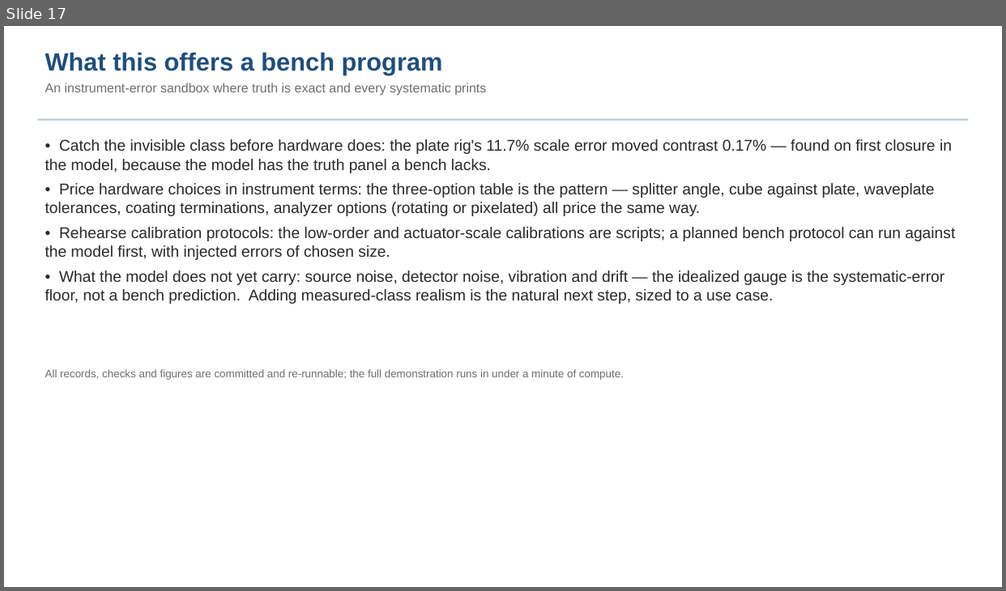
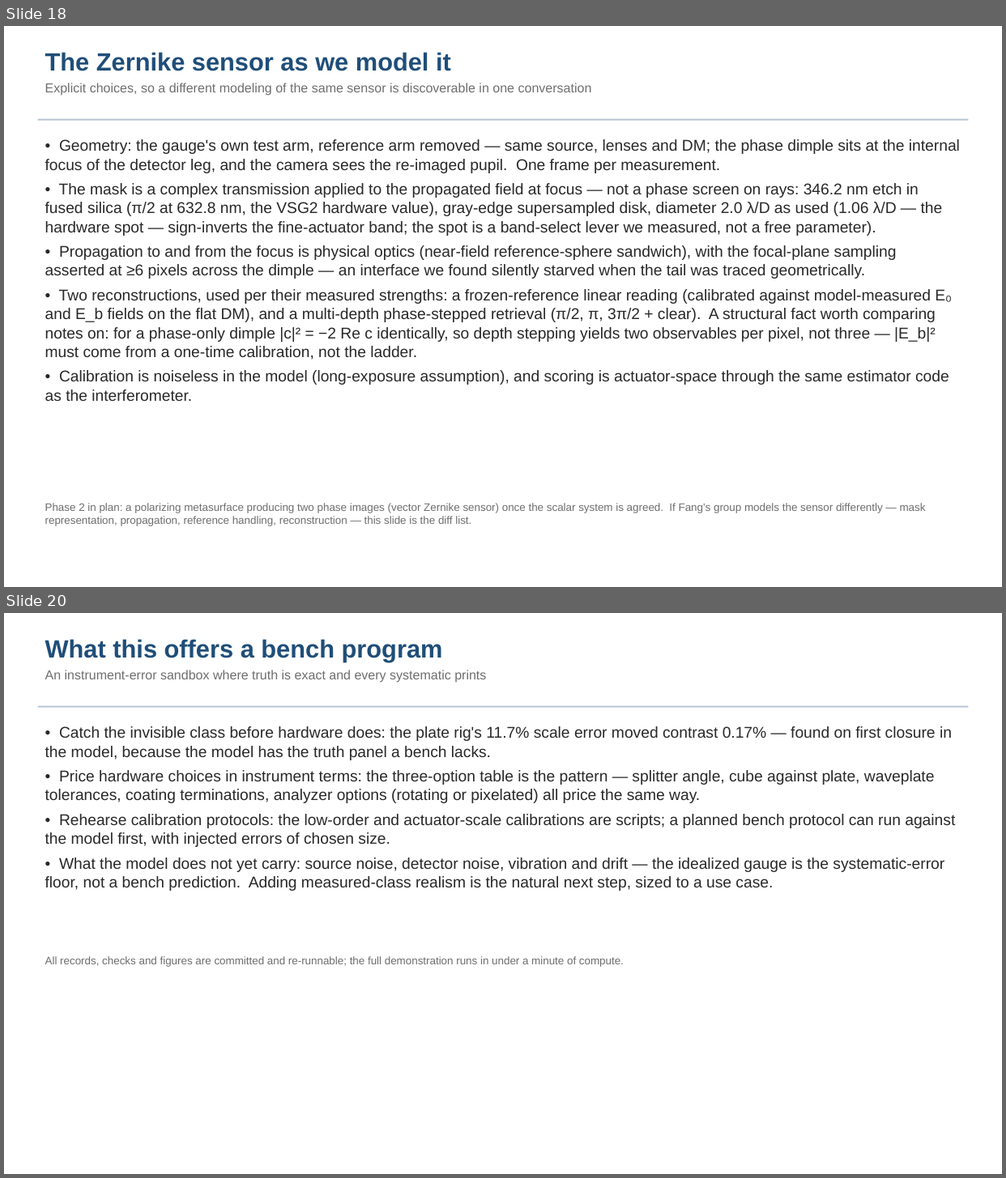
Before and after one commit to nasa-jpl/macos, a slide deck: demo_session/deck_tg_fang.pptx. Shown one above the other, each under a label of ours: slide 17 before the commit, slides 18 and 20 after it; the slides between them are not shown. The pictures are 1006x591 and 1006x1178 pixels, drawn with LibreOffice and Linux fonts; fonts in the diff are those of the drawing. Boxes give left, top, right and bottom in pixels: in the first picture for what was removed or moved away, otherwise in the second. Text is boxed around its words. In the diff, an @@ line names an element or a change of style, - is before the commit and + after.

```diff
--- a/demo_session/deck_tg_fang.pptx
+++ b/demo_session/deck_tg_fang.pptx
@@ slide 18 added at (x1=4, y1=26, x2=1002, y2=587), background #FFFFFF @@
@@ text added at (x1=45, y1=52, x2=592, y2=96), 12.5 pt, text #6E6E6E @@
+The Zernike sensor as we model it
+Explicit choices, so a different modeling of the same sensor is discoverable in one conversation
@@ rectangle added at (x1=38, y1=119, x2=968, y2=120), fill #B8C6D4 @@
@@ text added at (x1=45, y1=139, x2=960, y2=401), 15 pt, text #282828 @@
+• Geometry: the gauge's own test arm, reference arm removed — same source, lenses and DM; the phase dimple sits at the internal focus of the detector leg, and the camera sees the re-imaged pupil. One frame per measurement.
+• The mask is a complex transmission applied to the propagated field at focus — not a phase screen on rays: 346.2 nm etch in fused silica (π/2 at 632.8 nm, the VSG2 hardware value), gray-edge supersampled disk, diameter 2.0 λ/D as used (1.06 λ/D — the hardware spot — sign-inverts the fine-actuator band; the spot is a band-select lever we measured, not a free parameter).
+• Propagation to and from the focus is physical optics (near-field reference-sphere sandwich), with the focal-plane sampling asserted at ≥6 pixels across the dimple — an interface we found silently starved when the tail was traced geometrically.
+• Two reconstructions, used per their measured strengths: a frozen-reference linear reading (calibrated against model-measured E₀ and E_b fields on the flat DM), and a multi-depth phase-stepped retrieval (π/2, π, 3π/2 + clear). A structural fact worth comparing notes on: for a phase-only dimple |c|² = −2 Re c identically, so depth stepping yields two observables per pixel, not three — |E_b|² must come from a one-time calibration, not the ladder.
+• Calibration is noiseless in the model (long-exposure assumption), and scoring is actuator-space through the same estimator code as the interferometer.
@@ text added at (x1=45, y1=503, x2=926, y2=527), 10.5 pt, text #6E6E6E @@
+Phase 2 in plan: a polarizing metasurface producing two phase images (vector Zernike sensor) once the scalar system is agreed. If Fang's group models the sensor differently — mask representation, propagation, reference handling, reconstruction — this slide is the diff list.
@@ what was slide 17 is now slide 20 @@
```
Also in this commit, not shown: 4 slides changed, 2 other slides added, 1 other file.
